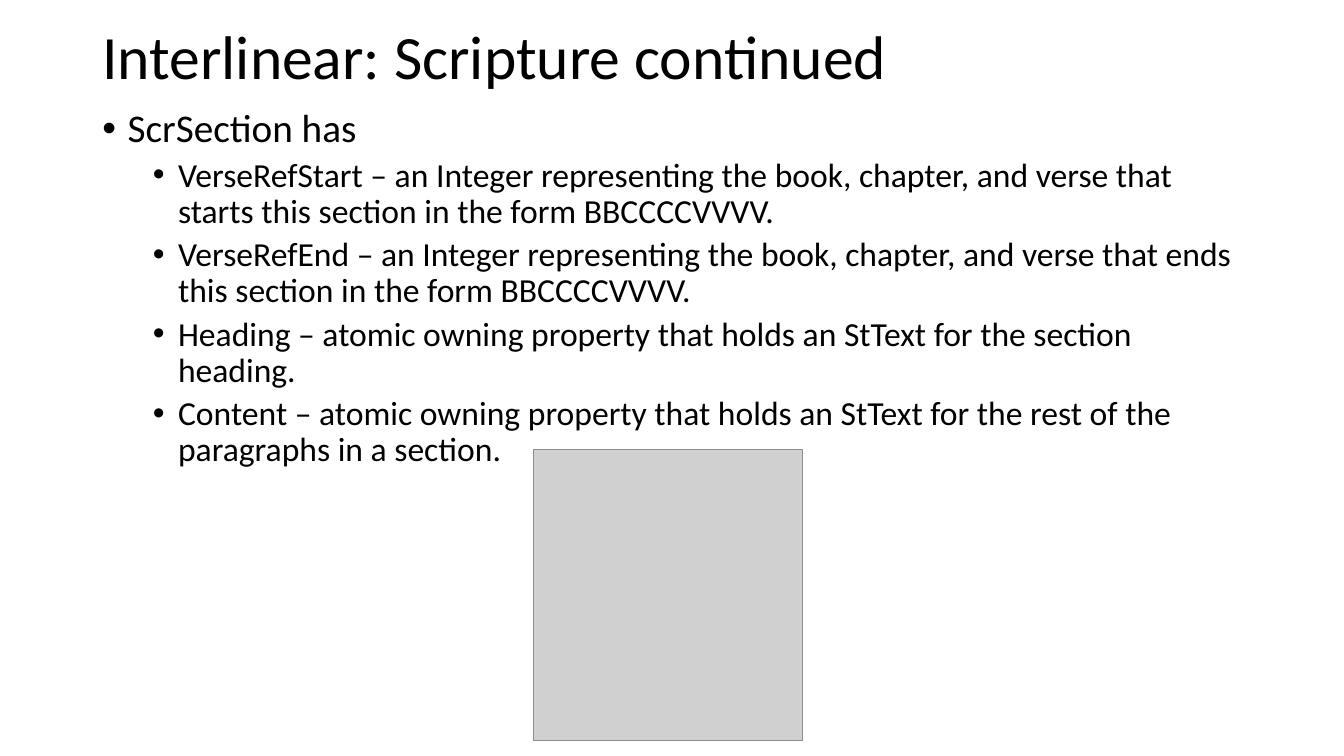
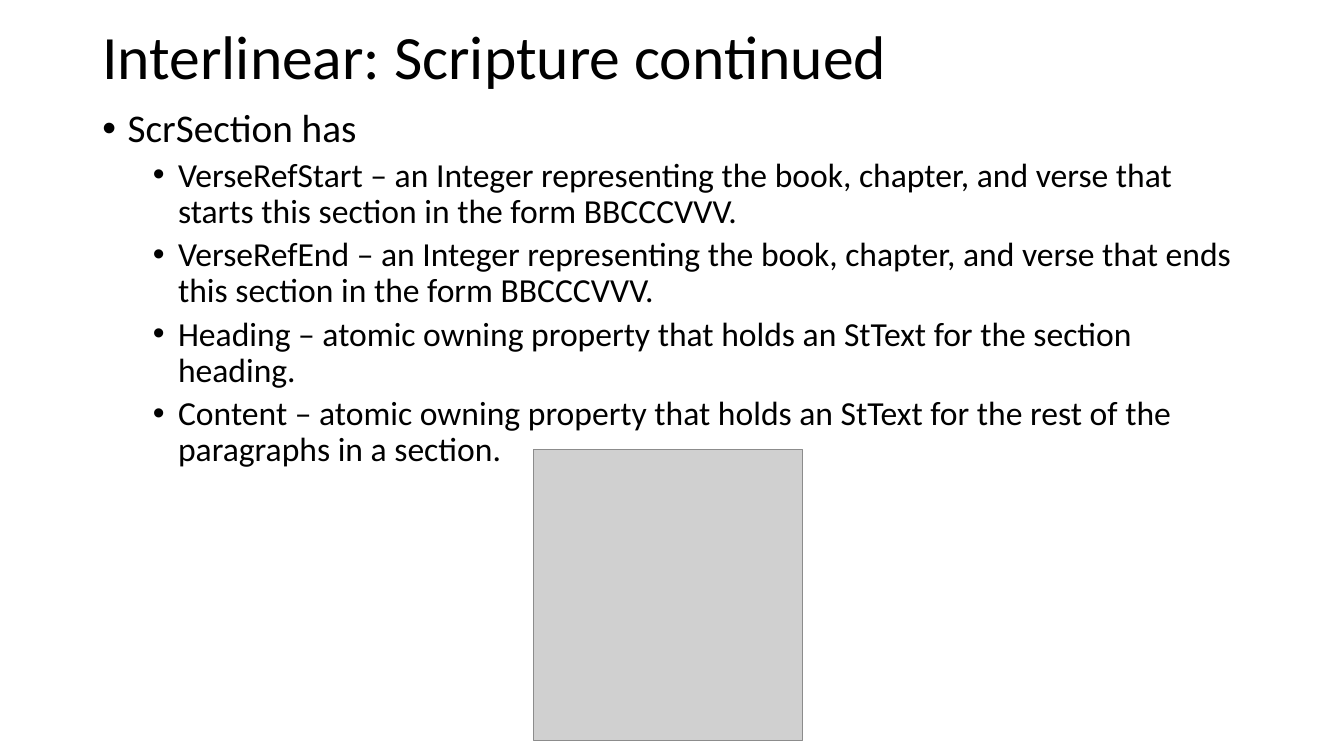
Before and after one commit to sillsdev/FwDocumentation, a slide deck: slide 45 of HelpResourcesSources/TechnicalNotes/FLEx 9.1 Conceptual Model - Grammar and interlinear model.pptx. Drawn at 1344x756 pixels with LibreOffice and Linux fonts; fonts in the diff are those of the drawing; grey boxes stand for pictures. Boxes give left, top, right and bottom in pixels: in the first picture for what was removed or moved away, otherwise in the second. Text is boxed around its words. In the diff, an @@ line names an element or a change of style, - is before the commit and + after.

```diff
--- a/HelpResourcesSources/TechnicalNotes/FLEx 9.1 Conceptual Model - Grammar and interlinear model.pptx
+++ b/HelpResourcesSources/TechnicalNotes/FLEx 9.1 Conceptual Model - Grammar and interlinear model.pptx
@@ text at (x1=178, y1=163, x2=1231, y2=303): text changed @@
-  • VerseRefStart – an Integer representing the book, chapter, and verse that starts this section in the form BBCCCCVVVV.
-  • VerseRefEnd – an Integer representing the book, chapter, and verse that ends this section in the form BBCCCCVVVV.
+  • VerseRefStart – an Integer representing the book, chapter, and verse that starts this section in the form BBCCCVVV.
+  • VerseRefEnd – an Integer representing the book, chapter, and verse that ends this section in the form BBCCCVVV.
```
Also in this commit, not shown: 3 other slides changed, 2 other files.
